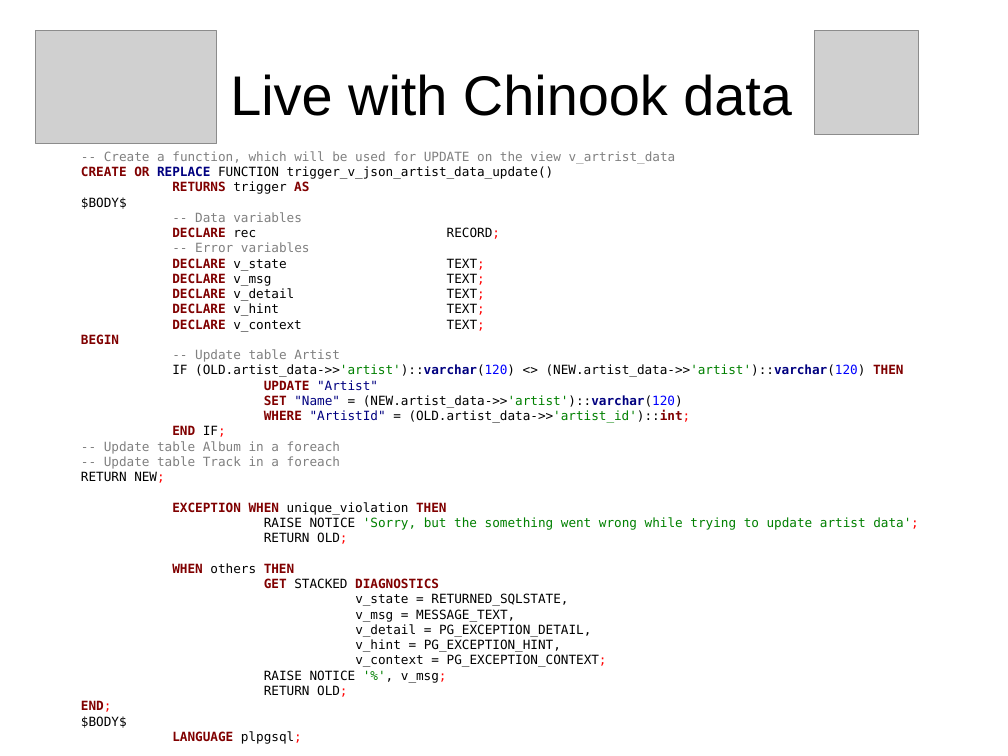
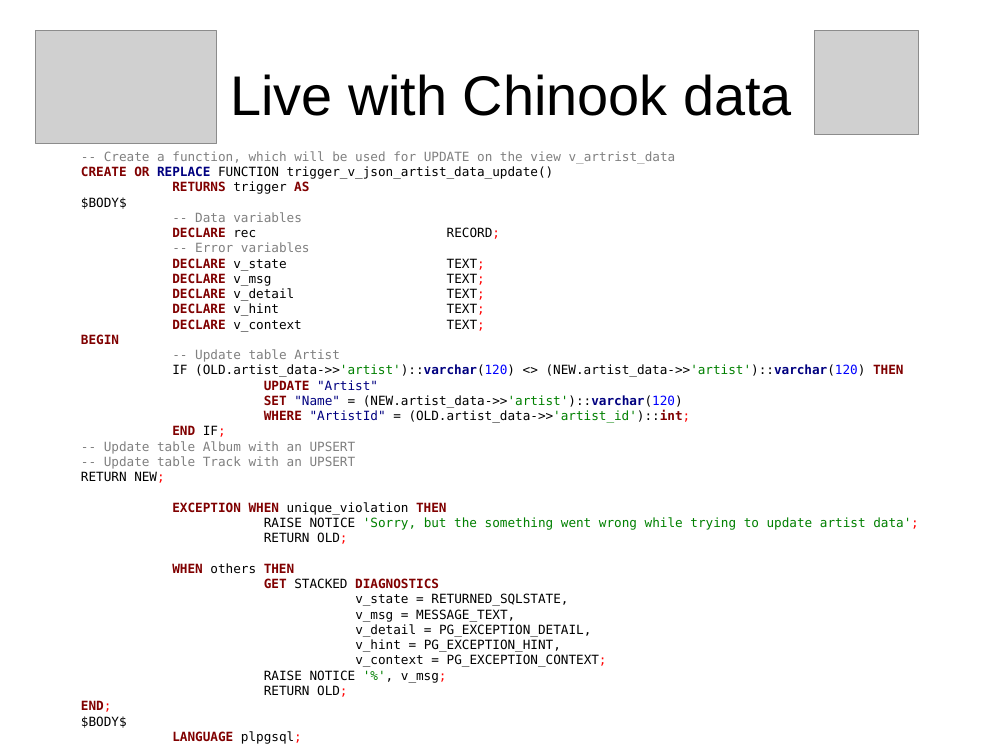
Before and after one commit to sjstoelting/talks, a slide deck: slide 25 of json-by-example/JSON-by-example.odp. Drawn at 1008x756 pixels with LibreOffice and Linux fonts; fonts in the diff are those of the drawing; grey boxes stand for pictures. Boxes give left, top, right and bottom in pixels: in the first picture for what was removed or moved away, otherwise in the second. Text is boxed around its words. In the diff, an @@ line names an element or a change of style, - is before the commit and + after.

```diff
--- a/json-by-example/JSON-by-example.odp
+++ b/json-by-example/JSON-by-example.odp
@@ text at bbox=[104, 441, 356, 469]: text changed @@
--- Update table Album in a foreach
--- Update table Track in a foreach
+-- Update table Album with an UPSERT
+-- Update table Track with an UPSERT
```
Also in this commit, not shown: 2 other files.
